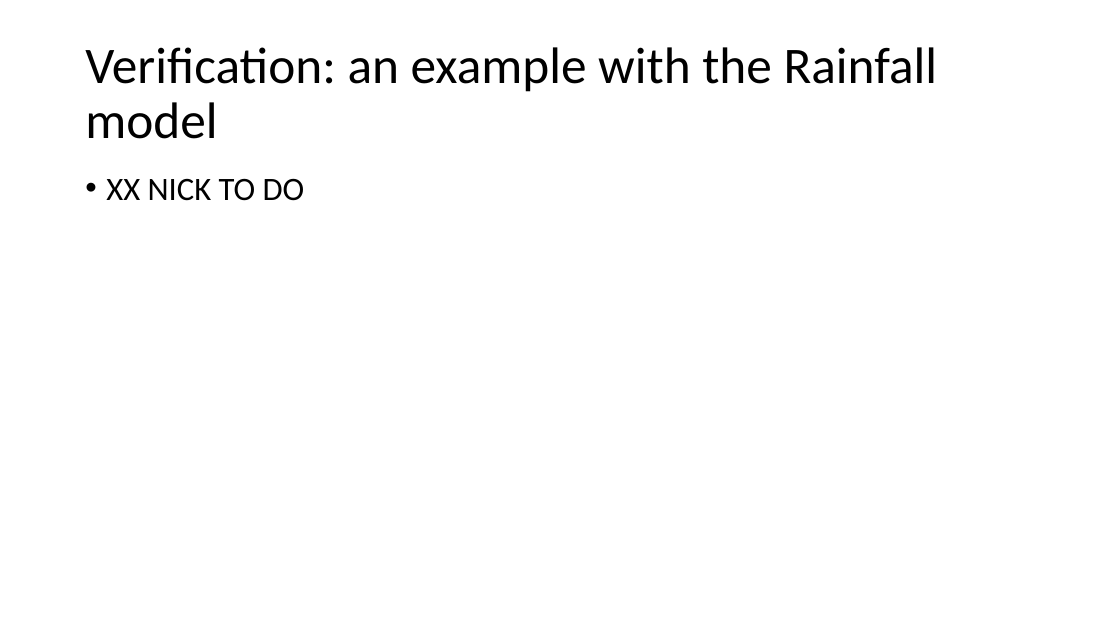
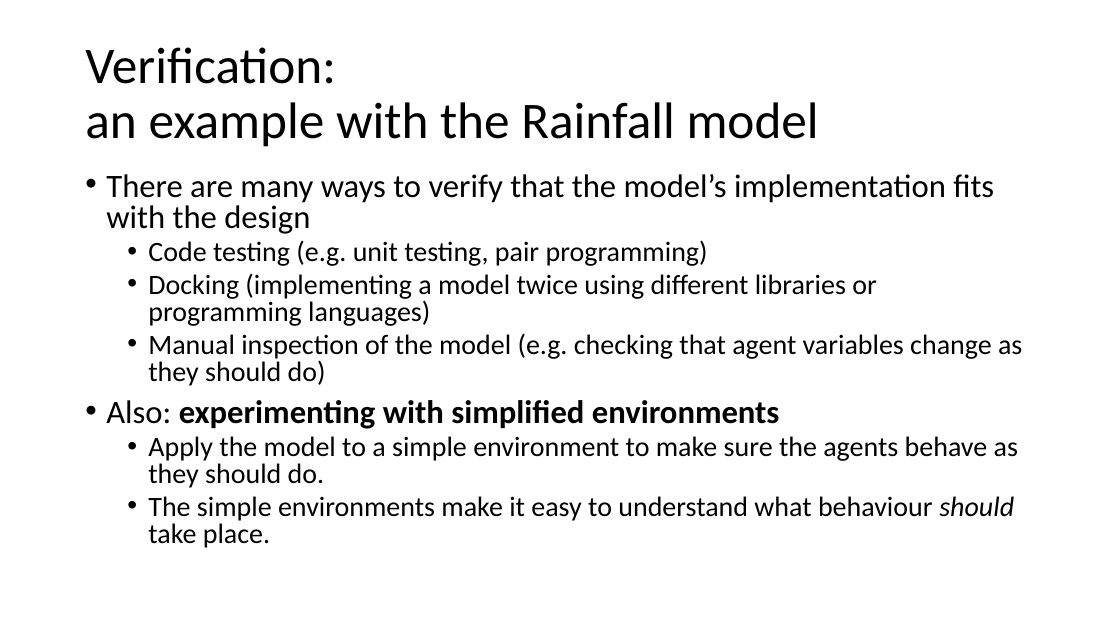
Before and after one commit to abmgis/abmgis, a slide deck: slide 4 of Chapter10-EvaluatingModels/Chapter10_Tutorial.pptx (slide 3 before the commit). Drawn at 1120x630 pixels with LibreOffice and Linux fonts; fonts in the diff are those of the drawing. Boxes give left, top, right and bottom in pixels: in the first picture for what was removed or moved away, otherwise in the second. Text is boxed around its words. In the diff, an @@ line names an element or a change of style, - is before the commit and + after.

Commit message:
adding verification (rainfall) example

```diff
--- a/Chapter10-EvaluatingModels/Chapter10_Tutorial.pptx
+++ b/Chapter10-EvaluatingModels/Chapter10_Tutorial.pptx
@@ title "Verification: an example with the ..." rewrapped from bbox=[85, 47, 938, 139] to bbox=[85, 47, 819, 147] @@
@@ text at bbox=[106, 174, 1022, 548]: text changed; size 28 to 24 pt @@
-• XX NICK TO DO
+• There are many ways to verify that the model’s implementation fits with the design
+  • Code testing (e.g. unit testing, pair programming)
+  • Docking (implementing a model twice using different libraries or programming languages)
+  • Manual inspection of the model (e.g. checking that agent variables change as they should do)
+• Also: experimenting with simplified environments
+  • Apply the model to a simple environment to make sure the agents behave as they should do.
+  • The simple environments make it easy to understand what behaviour should take place.
```
Also in this commit, not shown: 1 other slide changed, 2 slides added.
